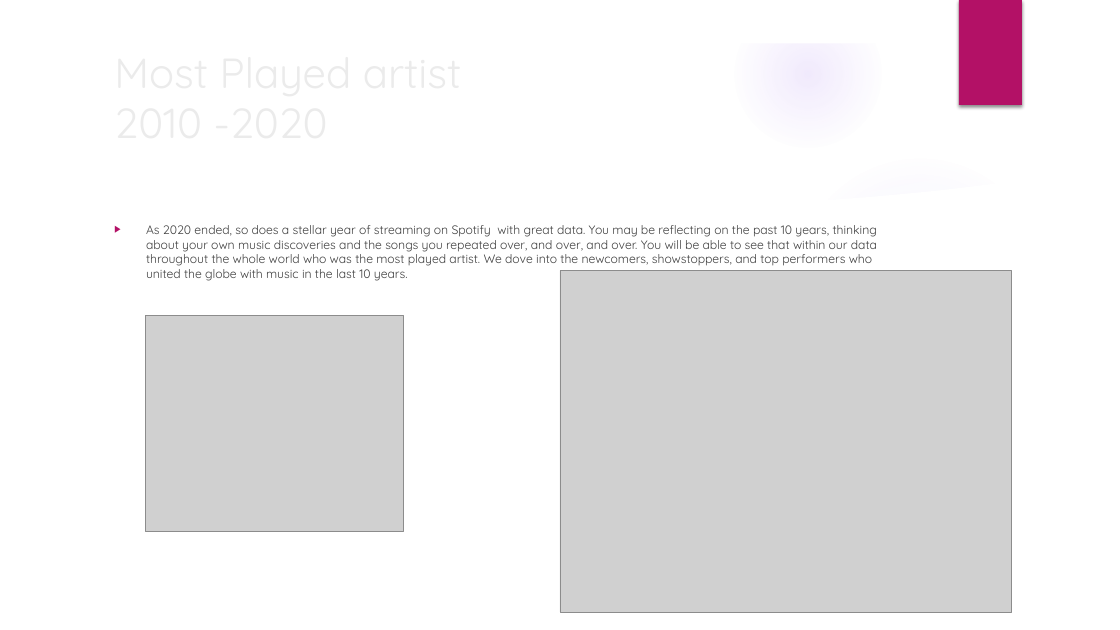
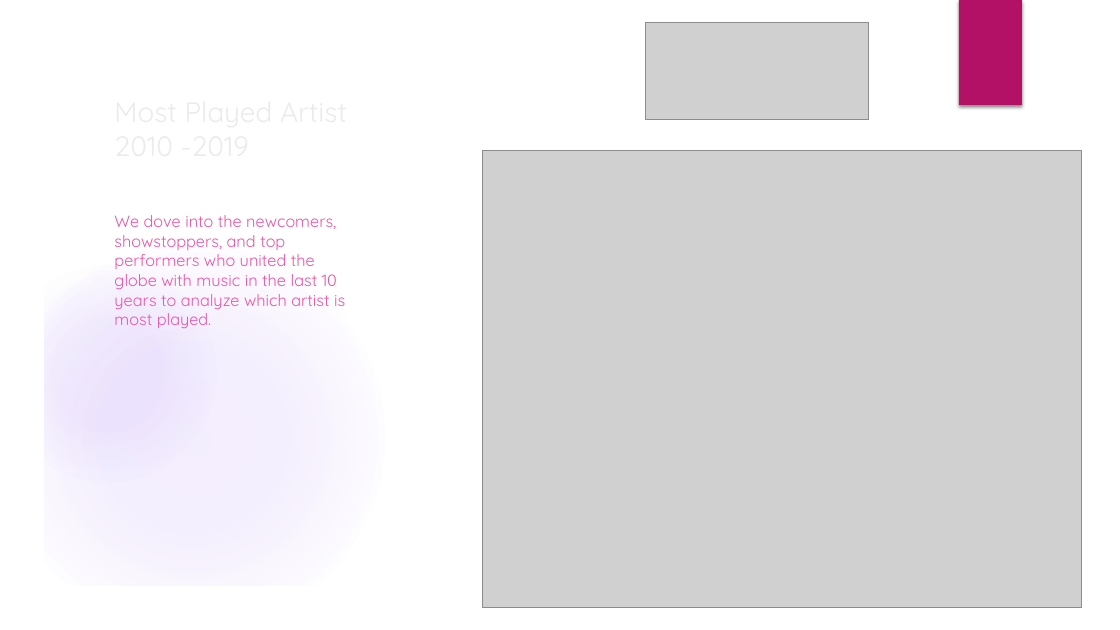
Before and after one commit to thomasbjohnson/Group-Project-1, a slide deck: slide 3 of What Did We Listen To 2010-2020.pptx. Drawn at 1120x630 pixels with LibreOffice and Linux fonts; fonts in the diff are those of the drawing; grey boxes stand for pictures; background and template pictures are left out. Boxes give left, top, right and bottom in pixels: in the first picture for what was removed or moved away, otherwise in the second. Text is boxed around its words. In the diff, an @@ line names an element or a change of style, - is before the commit and + after.

```diff
--- a/What Did We Listen To 2010-2020.pptx
+++ b/What Did We Listen To 2010-2020.pptx
@@ picture: place and size @@
-picture at <box>145,315,403,532</box>
+picture at <box>645,22,869,118</box>
@@ freeform shape added at <box>408,35,472,341</box>, fill #FFFFFF at 20% opacity @@
@@ freeform shape added at <box>426,37,541,593</box>, fill #FFFFFF @@
@@ rectangle added at <box>525,37,1081,593</box>, fill #FFFFFF @@
@@ title "Most Played Artist 2010 -2019" at <box>114,308,211,328</box>: vertical alignment middle to bottom @@
@@ freeform shape removed at <box>779,140,1085,231</box> @@
@@ freeform shape removed at <box>42,171,1078,588</box> @@
@@ picture: place and size @@
-picture at <box>560,271,1012,612</box>
+picture at <box>482,150,1081,608</box>
@@ ellipse removed at <box>791,154,1049,413</box> @@
@@ text added at <box>114,215,345,309</box>, 14 pt, text #EF53A5 @@
+We dove into the newcomers, showstoppers, and top performers who united the globe with music in the last 10 years to analyze which artist is most played.
@@ text removed at <box>146,225,877,281</box> @@
-▶ As 2020 ended, so does a stellar year of streaming on Spotify with great data. You may be reflecting on the past 10 years, thinking about your own music discoveries and the songs you repeated over, and over, and over. You will be able to see that within our data throughout the whole world who was the most played artist. We dove into the newcomers, showstoppers, and top performers who united the globe with music in the last 10 years.
@@ title at <box>114,308,211,328</box>: text changed; size 36 to 24 pt @@
-Most Played artist
-2010 -2020
+Most Played Artist
+2010 -2019
```
Also in this commit, not shown: 5 other slides changed, 2 slides added.
